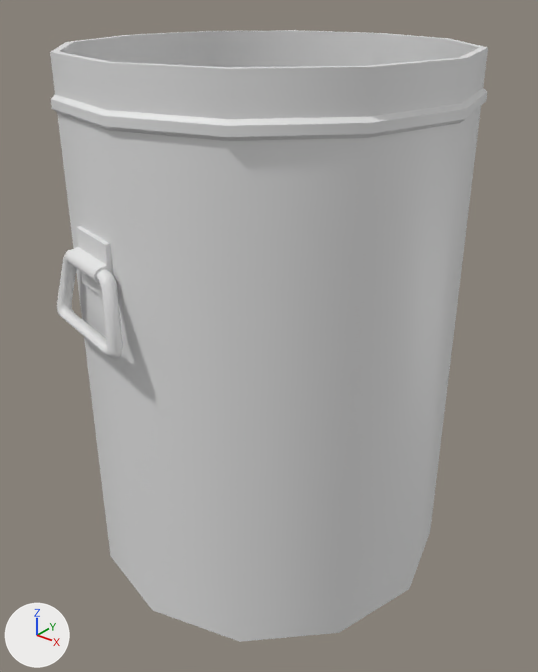
What one commit did to the FBX model Assets/Models/trash_bin.fbx.
Both versions are drawn from a camera (50 mm lens) standing at (1.615, -0.769, 0.807) and looking at (1.008, -0.01, 0.337). The lights are fixed; the arrows at lower left show +X, +Y and +Z. Where no turn or scale is listed for an object, it has been applied to the vertices.

Names of what the first picture shows: 'tb_child.001'.
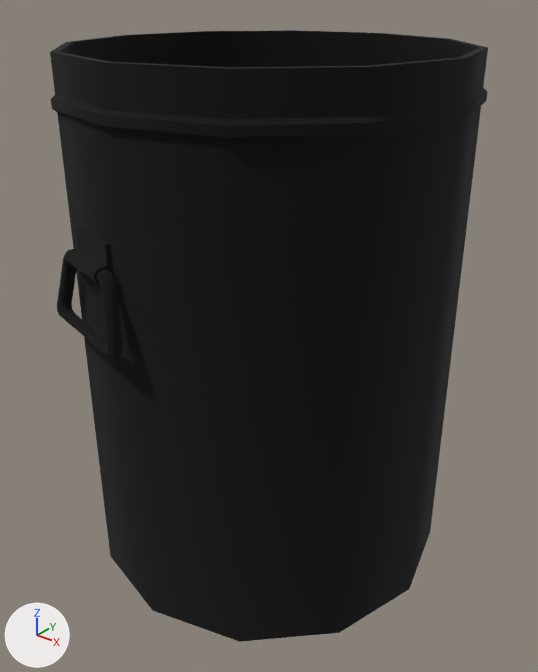
The newer file is also turned or shifted as a whole; pictures and numbers use the older file's frame.

Changed parts and their boxes [x1, y1, x2, y2] in the pictures (538 x 672 px):
'tb_child.001', recoloured (grey to black)
    both: [50, 30, 488, 642]

What the commit changed:
Picture 'text_colours.png' (img_text_colours_png) is new.
Material 'Atlas_Color' (mat_atlas_color) is new.
Its texture is img_text_colours_png.
Its roughness is 1.0.
me_circle has 340 vertices, 314 faces and spans x -0.268..0.268, y -0.294..0.294, z 0.0..0.729.
me_circle no longer uses material mat_material (white #e7e7e7).
me_circle now uses material mat_atlas_color (picture img_text_colours_png).
